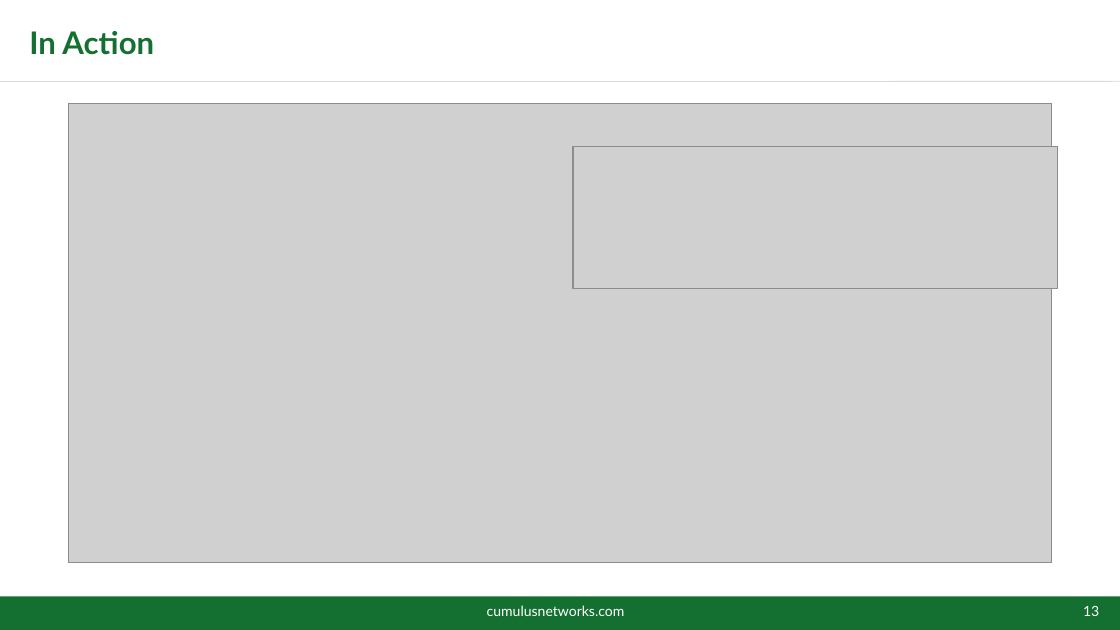
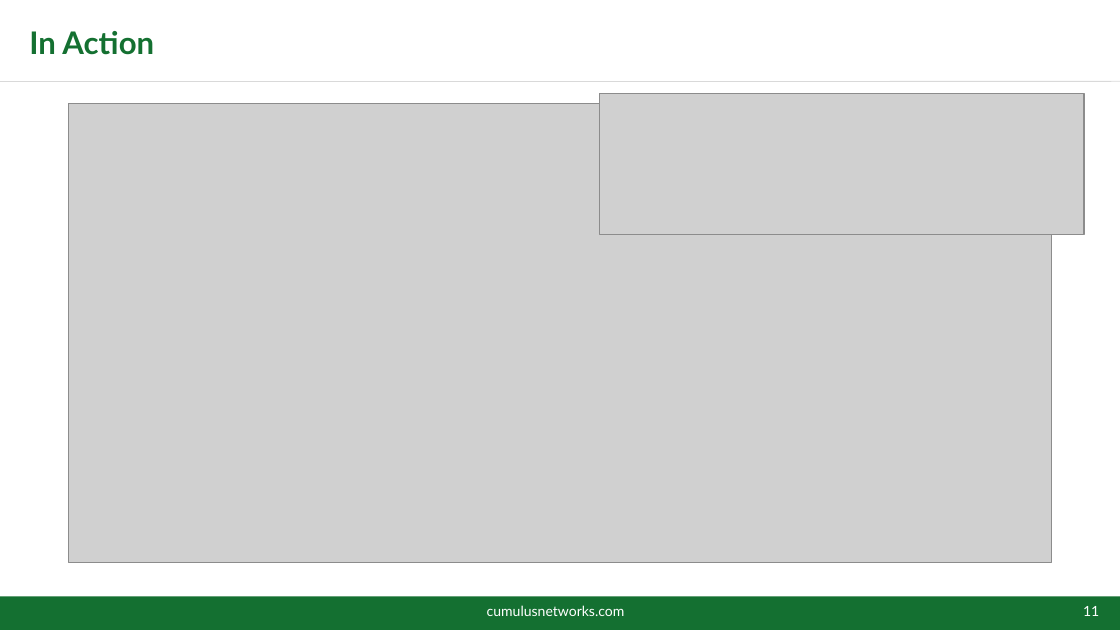
Before and after one commit to plumbis/devopsdays15, a slide deck: slide 11 of DevOps15.pptx (slide 13 before the commit). Drawn at 1120x630 pixels with LibreOffice and Linux fonts; fonts in the diff are those of the drawing; grey boxes stand for pictures; background and template pictures are left out. Boxes give left, top, right and bottom in pixels: in the first picture for what was removed or moved away, otherwise in the second. Text is boxed around its words. In the diff, an @@ line names an element or a change of style, - is before the commit and + after.

```diff
--- a/DevOps15.pptx
+++ b/DevOps15.pptx
@@ picture: place and size @@
-picture at (573,147,1058,288)
+picture at (599,93,1084,234)
@@ page number at (1083,606,1099,616): text changed @@
-13
+11
```
Also in this commit, not shown: 4 other slides changed, 5 slides added, 2 slides removed.
